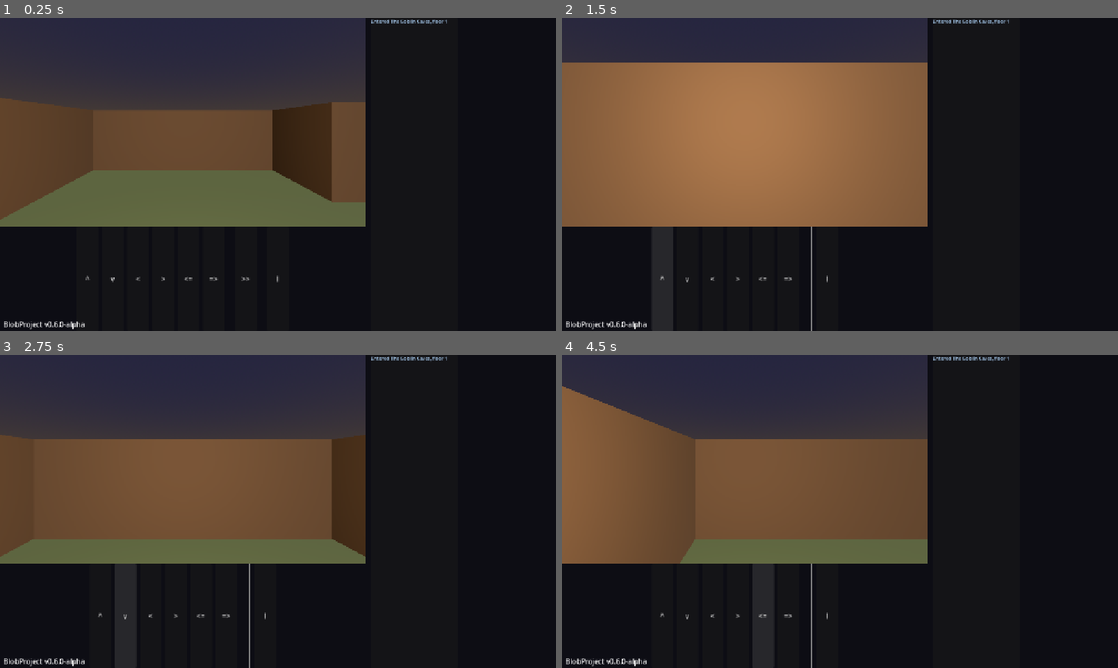
Above: before the commit, frames 1-4 (two rows, left to right).
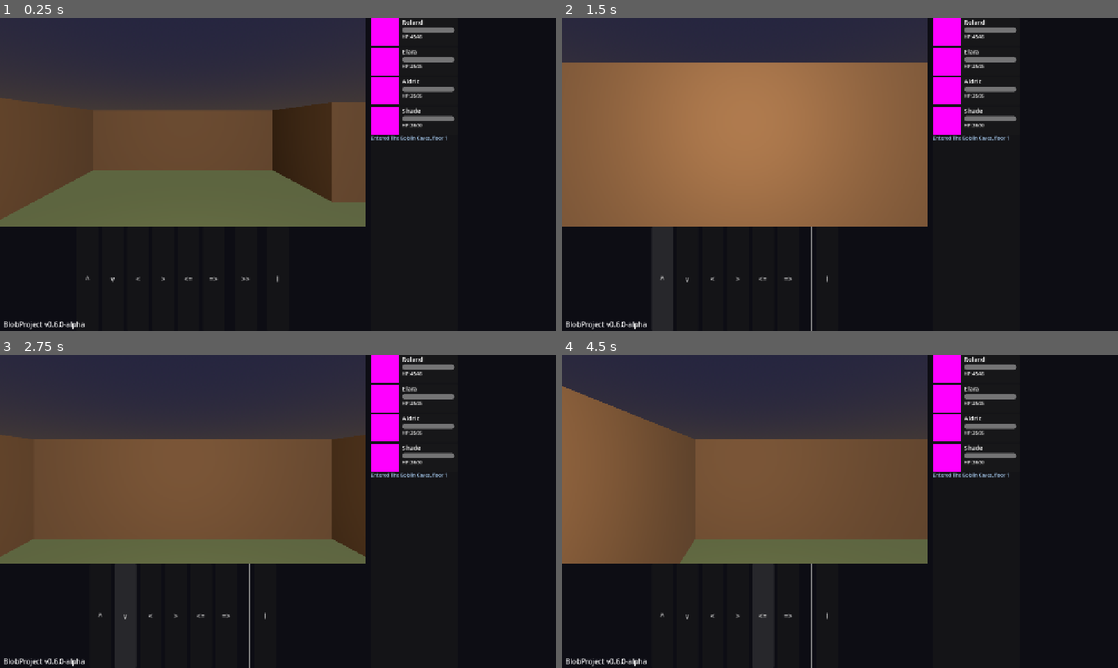
Above: after the commit, the same moments.

Repository: drax-xard/BlobProject
Game: Godot game, scene res://scenes/main.tscn
The game is run twice, just before and just after one commit, with the same random seed, the same clock (stepped at 60 frames per second) and the same inputs.
Inputs:
- Up to frame 1 (0.25 s): no input
- Up to frame 2 (1.5 s): click "^" at 0.5 s; click "^" at 1.25 s
- Up to frame 3 (2.75 s): click "v" at 2 s
- Up to frame 4 (4.5 s): click "<" at 2.75 s; click ">" at 3.5 s; click "<=" at 4.25 s

The runs differ from the first frame. In frame 1, 2.9% of the frame differs, in the area x 66-82%, y 0-40%; in frame 2, 2.9%; in frame 3, 2.9%; in frame 4, 2.9%.
Error before the commit: Parse Error: Cannot infer the type of "member" variable because the value doesn't have a set type. (res://scripts/ui/party_display.gd:53)

Commit message:
fix: Use explicit Dictionary type for party member access in party_display
GameManager.party is now untyped Array, so := infers Variant.
Changed to explicit ': Dictionary' type annotation.

Diff:
--- a/scripts/ui/party_display.gd
+++ b/scripts/ui/party_display.gd
@@ -50,7 +50,7 @@
 	]
 	var fallback_color: Color = colors[index] if index < colors.size() else Color.GRAY
 	if index < GameManager.party.size():
-		var member := GameManager.party[index]
+		var member: Dictionary = GameManager.party[index]
 		var class_id: String = member.get("class_id", "")
 		if not class_id.is_empty():
 			var tex := ResLoader.load_texture("base", "portrait_%s.png" % class_id)
@@ -76,7 +76,7 @@
 		panel.visible = false
 		return
 	panel.visible = true
-	var member := GameManager.party[index]
+	var member: Dictionary = GameManager.party[index]
 	var hbox := panel.get_child(0) as HBoxContainer
 	var portrait := hbox.get_child(0) as TextureRect
 	var info := hbox.get_child(1) as VBoxContainer
